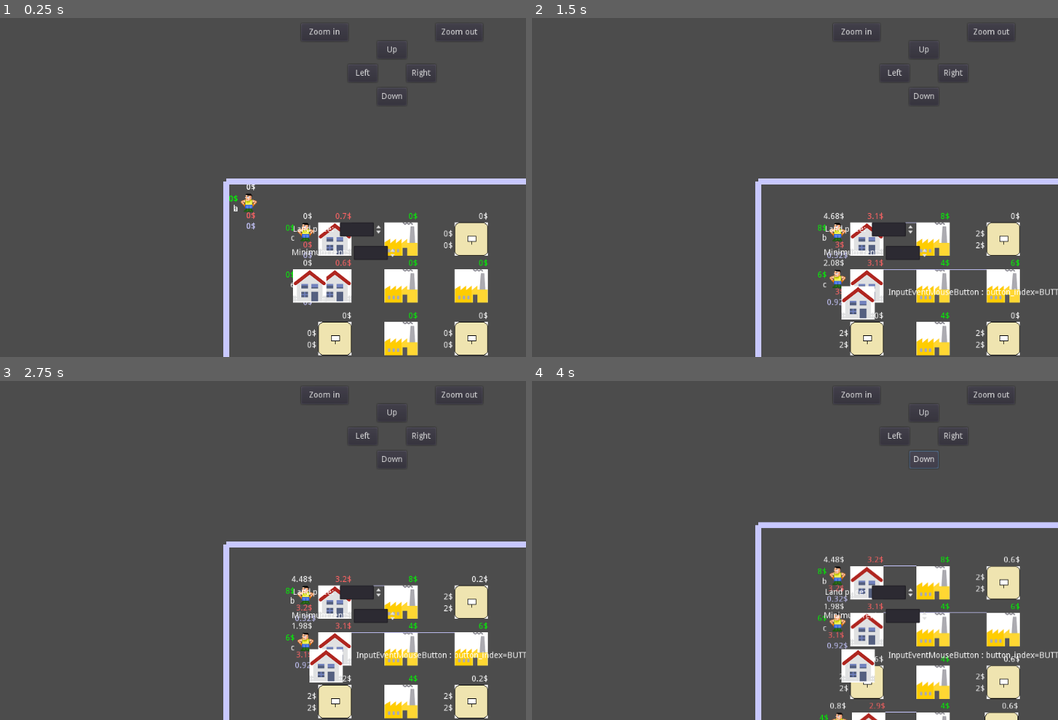
Above: before the commit, frames 1-4 (two rows, left to right).
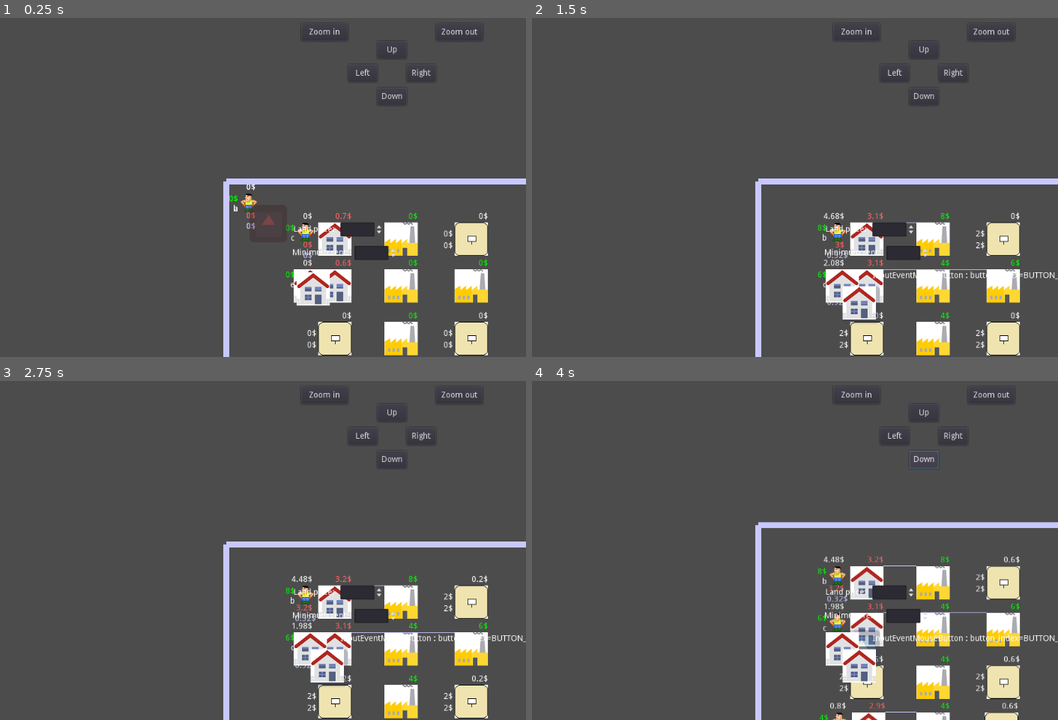
Above: after the commit, the same moments.

Repository: carlostgit/Houses
Game: Godot game, scene res://World.tscn
Two runs of this game, one before a commit and one after it. Both use one fixed random seed, a clock stepped at 60 frames per second and the inputs below. The engine's default icon, where the game draws it, is replaced by a stand-in: a white triangle on a blue panel in a dark square.
Inputs (mouse positions are in pixels of both pictures, inside the frame that each line leads up to):
- Up to frame 1 (0.25 s): no input
- Up to frame 2 (1.5 s): click (842, 285) at 0.5 s; click "InputEventMouseButton : butto…" at 1.25 s
- Up to frame 3 (2.75 s): click (305, 594) at 2.02 s
- Up to frame 4 (4 s): click (868, 601) at 2.77 s; click "Down" at 3.5 s

The runs differ from the first frame. In frame 1, 0.7% of the frame differs, in the area x 47-76%, y 55-85%; in frame 2, 1.3%; in frame 3, 1.3%; in frame 4, 1.5%, in the area x 55-100%, y 60-89%.

Commit message:
Codigo parcial para la colocación de nuevos edificios en ejecucion

Diff:
--- a/Factory.tscn
+++ b/Factory.tscn
@@ -1,7 +1,10 @@
-[gd_scene load_steps=3 format=2]
+[gd_scene load_steps=4 format=2]
 
 [ext_resource path="res://Factory.gd" type="Script" id=1]
 [ext_resource path="res://factory.png" type="Texture" id=2]
+
+[sub_resource type="RectangleShape2D" id=1]
+extents = Vector2( 60, 60 )
 
 [node name="Factory" type="Node2D"]
 position = Vector2( 270, 50 )
@@ -23,4 +26,11 @@
 
 [node name="TimerUpdateLabel" type="Timer" parent="."]
 autostart = true
+
+[node name="Area2D" type="Area2D" parent="."]
+position = Vector2( -30, -30 )
+
+[node name="CollisionShape2D" type="CollisionShape2D" parent="Area2D"]
+position = Vector2( 60, 60 )
+shape = SubResource( 1 )
 [connection signal="timeout" from="TimerUpdateLabel" to="." method="_on_TimerUpdateLabel_timeout"]
--- a/House.tscn
+++ b/House.tscn
@@ -1,7 +1,10 @@
-[gd_scene load_steps=3 format=2]
+[gd_scene load_steps=4 format=2]
 
 [ext_resource path="res://House.gd" type="Script" id=1]
 [ext_resource path="res://house.png" type="Texture" id=2]
+
+[sub_resource type="RectangleShape2D" id=1]
+extents = Vector2( 60, 60 )
 
 [node name="House" type="Node2D"]
 position = Vector2( 160, 50 )
@@ -28,6 +31,12 @@
 [node name="TimerAct" type="Timer" parent="."]
 wait_time = 0.5
 autostart = true
+
+[node name="Area2D" type="Area2D" parent="."]
+
+[node name="CollisionShape2D" type="CollisionShape2D" parent="Area2D"]
+position = Vector2( 30, 30 )
+shape = SubResource( 1 )
 [connection signal="pressed" from="HouseTexture" to="." method="_on_HouseTexture_pressed"]
 [connection signal="timeout" from="TimerUpdateLabel" to="." method="_on_TimerUpdateLabel_timeout"]
 [connection signal="timeout" from="TimerAct" to="." method="_on_TimerAct_timeout"]
--- /dev/null
+++ b/NewBuilding.gd
@@ -0,0 +1,33 @@
+extends Node2D
+
+# Declare member variables here. Examples:
+# var a = 2
+# var b = "text"
+
+signal area_entered(area)
+
+var _building_blocked:bool = false
+
+# Called when the node enters the scene tree for the first time.
+func _ready():
+	pass # Replace with function body.
+
+# Called every frame. 'delta' is the elapsed time since the previous frame.
+func _process(delta):
+	var area_2D:Area2D = self.get_node("Area2D")
+	var overlapping_areas:Array = area_2D.get_overlapping_areas()
+	if overlapping_areas.empty():
+		self._building_blocked = false
+		self.set_modulate(Color(1,0.2,0.2,0.25))
+	else:
+		self._building_blocked = true
+		self.set_modulate(Color(1,1,1,0.25))
+
+
+func is_building_blocked() -> bool:
+	return _building_blocked
+
+
+func _on_Area2D_area_entered(area):
+#	print("area entered in new b")
+	emit_signal("area_entered",area)
--- /dev/null
+++ b/NewBuilding.tscn
@@ -0,0 +1,21 @@
+[gd_scene load_steps=4 format=2]
+
+[ext_resource path="res://NewBuilding.gd" type="Script" id=1]
+[ext_resource path="res://icon.png" type="Texture" id=2]
+
+[sub_resource type="RectangleShape2D" id=1]
+extents = Vector2( 30, 30 )
+
+[node name="NewBuilding" type="Node2D"]
+script = ExtResource( 1 )
+
+[node name="Area2D" type="Area2D" parent="."]
+
+[node name="CollisionShape2D" type="CollisionShape2D" parent="Area2D"]
+position = Vector2( 30, 30 )
+shape = SubResource( 1 )
+
+[node name="Sprite" type="Sprite" parent="."]
+position = Vector2( 32, 32 )
+texture = ExtResource( 2 )
+[connection signal="area_entered" from="Area2D" to="." method="_on_Area2D_area_entered"]
--- a/NewHouse.gd
+++ b/NewHouse.gd
@@ -6,28 +6,88 @@
 
 var _move_image = false
 
+var _house_image = load("res://house.png")
+
+var _new_building_pack = load("res://NewBuilding.tscn")
+
+var _new_building_scene:Node2D = null
+
+var _texture_button:TextureButton = null
+
+var _world_node:Node = null
+
 # Called when the node enters the scene tree for the first time.
 func _ready():
-	pass # Replace with function body.
+	_texture_button = TextureButton.new()
+	_texture_button.set_normal_texture(_house_image)
+	_texture_button.set_mouse_filter(Control.MOUSE_FILTER_IGNORE)
+	self.add_child(_texture_button)
+#	self.get_parent().get_parent().get_parent().add_child(_texture_button)
+	_texture_button.set_position(Vector2(5,5))
+
+
+	_new_building_scene = _new_building_pack.instance()
+	print(self.get_parent().get_parent().get_parent().get_path())
+	_world_node = get_node("/root/World")
+#	var world_node = self.get_parent().get_parent().get_parent()
+	_world_node.call_deferred("add_child",_new_building_scene)
+	_new_building_scene.set_position(Vector2(40,40))
+	_new_building_scene.connect("area_entered",self,"on_NewBuilding_area_entered")
+
 
 # Called every frame. 'delta' is the elapsed time since the previous frame.
 #func _process(delta):
-#	pass
+#	print(_new_building_scene.get_tree())
+#	var area_2D:Area2D = self._new_building_scene.get_node("Area2D")
+#	var overlapping_areas:Array = area_2D.get_overlapping_areas()
+#	if overlapping_areas.empty():
+#		self._new_building_scene.set_modulate(Color(1,0.2,0.2,0.25))
+#	else:
+#		self._new_building_scene.set_modulate(Color(1,1,1,0.25))
+#	todo
+
+func _on_NewHouse_pressed():
+	build_if_possible()
+
+func build_if_possible():
+	if false==_move_image:
+		_move_image = true
+		self._texture_button.set_modulate(Color(1,1,1,0.25))
+		self._new_building_scene.set_modulate(Color(1,1,1,0.25))
+	else:
+		_move_image = false
+		self._texture_button.set_modulate(Color(1,1,1,1))
+		self._new_building_scene.set_modulate(Color(1,1,1,1))
+
+func _input(event):
+	$Label.set_text(event.as_text())
+#	print(event)
+	if(_move_image):
+		if event is InputEventMouseMotion:
+#			self.set_global_position(event.position)
+			self._texture_button.set_global_position(event.position)
+
+#			self._new_building_scene.set_global_position(event.position)
+#			var screen_coord = get_viewport_transform() * (get_global_transform() * event.position)
+#			var world_coord = _world_node.get_global_transform().affine_inverse()*(_world_node.get_viewport_transform().affine_inverse().xform(event.position))
+#			var world_coord = (_world_node.get_viewport_transform().affine_inverse().xform(event.position))
+			var world_coord = _world_node.get_viewport_transform().affine_inverse() * event.position
+
+#			var coord_1=_world_node.get_viewport_transform()*world_coord
+#			var coord_2=_world_node.get_global_transform()*world_coord
+#			var coord_3=_world_node.get_canvas_transform()*world_coord
+
+#			self._new_building_scene.set_global_position(world_coord)
+			var local_coord = _world_node.get_global_transform().affine_inverse()*world_coord
+			self._new_building_scene.set_position(local_coord)
+#			self._new_building_scene.set_position(local_coord)
+		elif event is InputEventMouseButton:
+			if event.is_pressed():
+				if false==self._new_building_scene.is_building_blocked():
+					print("build todo")
 
 
-func _on_NewHouse_pressed():
-	print("NewHouse_pressed()")
-	if false==_move_image:
-		_move_image = true
-	else:
-		_move_image = false
-	pass # Replace with function body.
 
-func _input(event):
-	$LabelX.set_text(event.as_text())
-	print(event)
-	if(_move_image):
-		if event is InputEventMouseMotion:
-			self.set_global_position(event.position)
-#	if _move_image:
-#		self.set_position(
+
+func on_NewBuilding_area_entered(area) -> void:
+	print("area entered")
--- a/World.tscn
+++ b/World.tscn
@@ -181,12 +181,13 @@
 text = "Zoom out"
 
 [node name="Params" type="Control" parent="HUD"]
-margin_left = 610.0
+margin_left = 611.0
 margin_top = 354.0
-margin_right = 1000.0
+margin_right = 1001.0
 margin_bottom = 577.0
 
 [node name="LandPrice" type="SpinBox" parent="HUD/Params"]
+editor/display_folded = true
 margin_left = 96.0
 margin_top = 16.0
 margin_right = 170.0
@@ -201,6 +202,7 @@
 valign = 1
 
 [node name="MinimumRent" type="SpinBox" parent="HUD/Params"]
+editor/display_folded = true
 margin_left = 120.0
 margin_top = 56.0
 margin_right = 194.0
@@ -221,17 +223,11 @@
 texture_normal = ExtResource( 6 )
 script = ExtResource( 7 )
 
-[node name="LabelX" type="Label" parent="HUD/Params/NewHouse"]
+[node name="Label" type="Label" parent="HUD/Params/NewHouse"]
 margin_left = 80.0
 margin_top = 4.0
 margin_right = 124.0
 margin_bottom = 24.0
-
-[node name="LabelY" type="Label" parent="HUD/Params/NewHouse"]
-margin_left = 84.0
-margin_top = 30.0
-margin_right = 124.0
-margin_bottom = 50.0
 
 [node name="Yard" parent="." groups=[
 "yards",
--- a/Yard.tscn
+++ b/Yard.tscn
@@ -1,7 +1,10 @@
-[gd_scene load_steps=3 format=2]
+[gd_scene load_steps=4 format=2]
 
 [ext_resource path="res://Yard.gd" type="Script" id=1]
 [ext_resource path="res://yard.png" type="Texture" id=2]
+
+[sub_resource type="RectangleShape2D" id=1]
+extents = Vector2( 50, 50 )
 
 [node name="Yard" type="Node2D"]
 script = ExtResource( 1 )
@@ -41,6 +44,13 @@
 
 [node name="TimerBuildHouse" type="Timer" parent="."]
 autostart = true
+
+[node name="Area2D" type="Area2D" parent="."]
+position = Vector2( -20, -20 )
+
+[node name="CollisionShape2D" type="CollisionShape2D" parent="Area2D"]
+position = Vector2( 50, 50 )
+shape = SubResource( 1 )
 [connection signal="pressed" from="YardTexture" to="." method="_on_YardTexture_pressed"]
 [connection signal="timeout" from="TimerUpdateLabel" to="." method="_on_TimerUpdateLabel_timeout"]
 [connection signal="timeout" from="TimerBuildHouse" to="." method="_on_TimerBuildHouse_timeout"]
